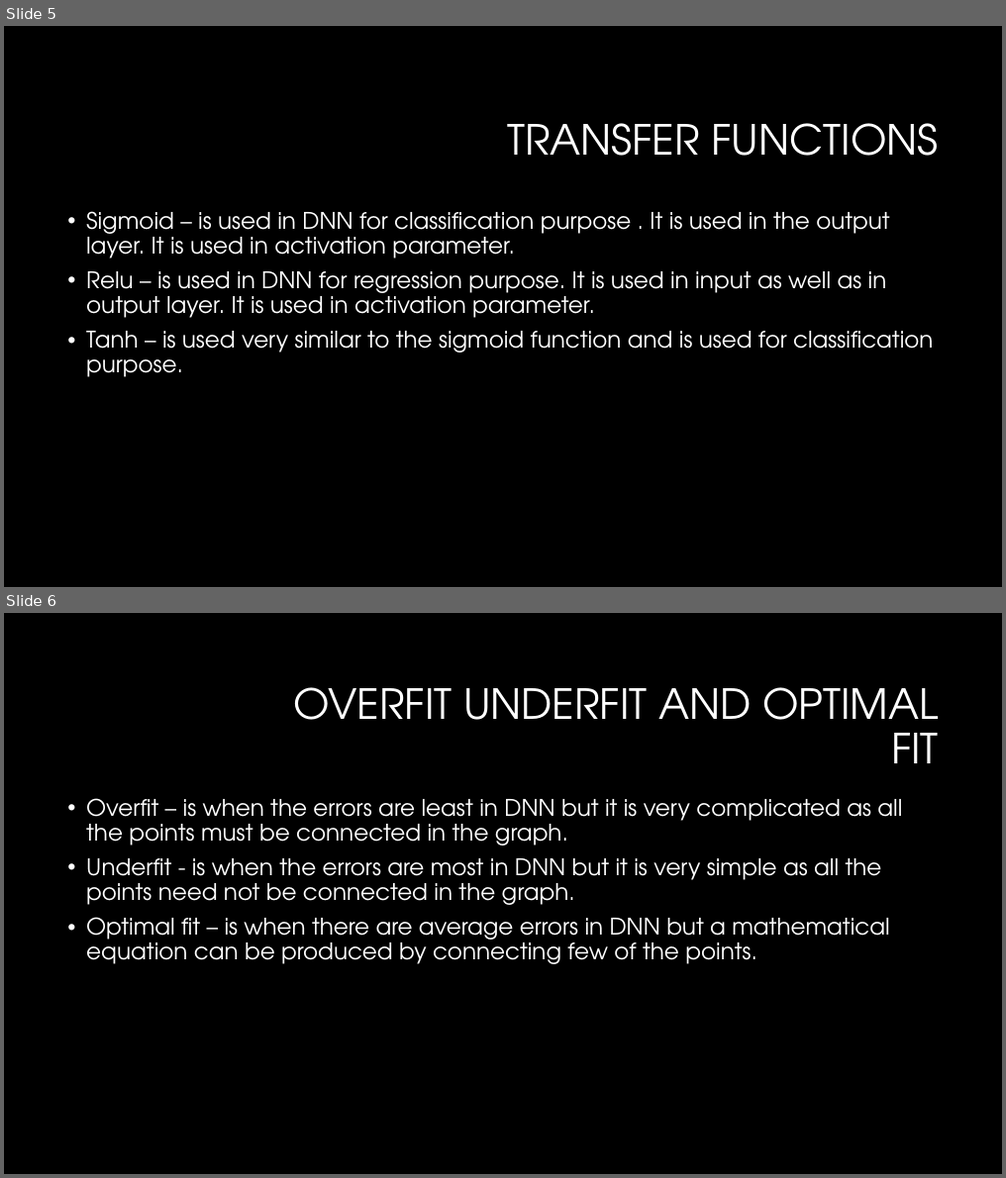
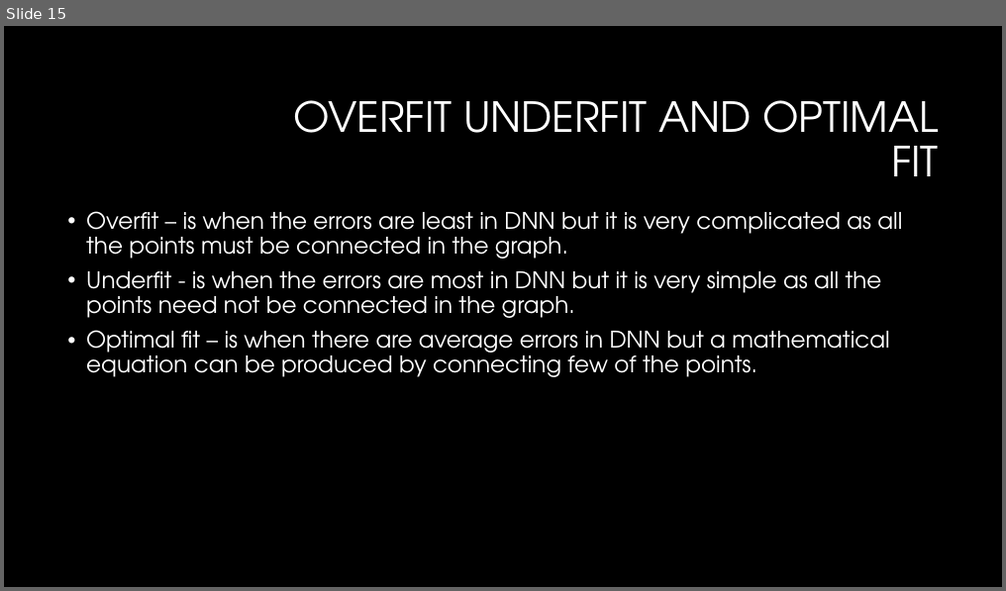
Before and after one commit to ENG19CS0006-Abhay/Deep-learning-DNN-, a slide deck: ENG19CS006(Abhay V R)(DL assignment 2).pptx. Shown one above the other, each under a label of ours: slides 5 and 6 before the commit, slide 15 after it. The pictures are 1006x1178 and 1006x591 pixels, drawn with LibreOffice and Linux fonts; fonts in the diff are those of the drawing; background and template pictures are left out. Boxes give left, top, right and bottom in pixels: in the first picture for what was removed or moved away, otherwise in the second. Text is boxed around its words. In the diff, an @@ line names an element or a change of style, - is before the commit and + after.

```diff
--- a/ENG19CS006(Abhay V R)(DL assignment 2).pptx
+++ b/ENG19CS006(Abhay V R)(DL assignment 2).pptx
@@ slide 5 removed at (4, 26, 1002, 587), background #000000 @@
@@ title removed at (507, 123, 939, 156) @@
-TRANSFER FUNCTIONS
@@ text removed at (86, 211, 933, 377) @@
-• Sigmoid – is used in DNN for classification purpose . It is used in the output layer. It is used in activation parameter.
-• Relu – is used in DNN for regression purpose. It is used in input as well as in output layer. It is used in activation parameter.
-• Tanh – is used very similar to the sigmoid function and is used for classification purpose.
@@ what was slide 6 is now slide 15 @@
```
Also in this commit, not shown: 10 slides added.
